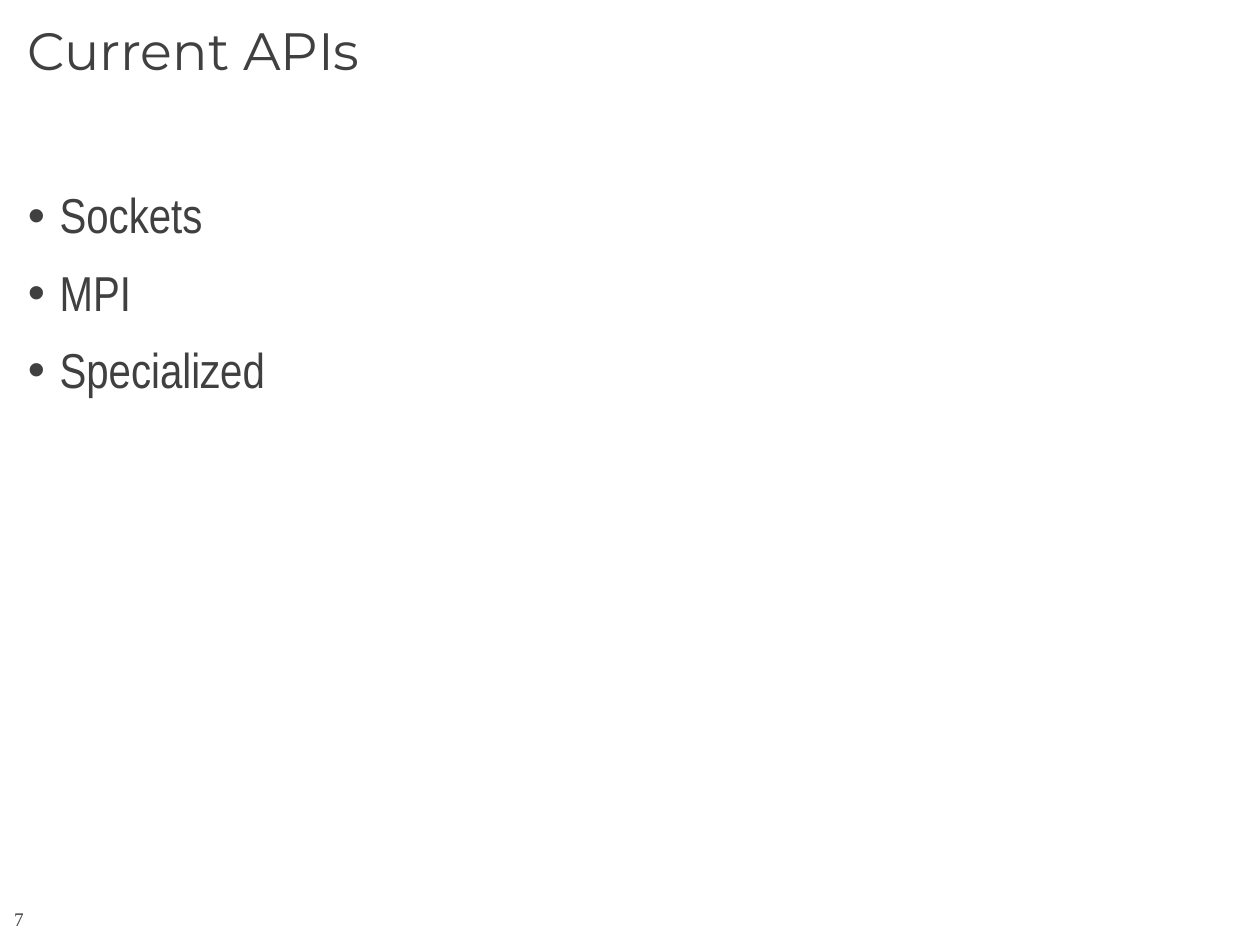
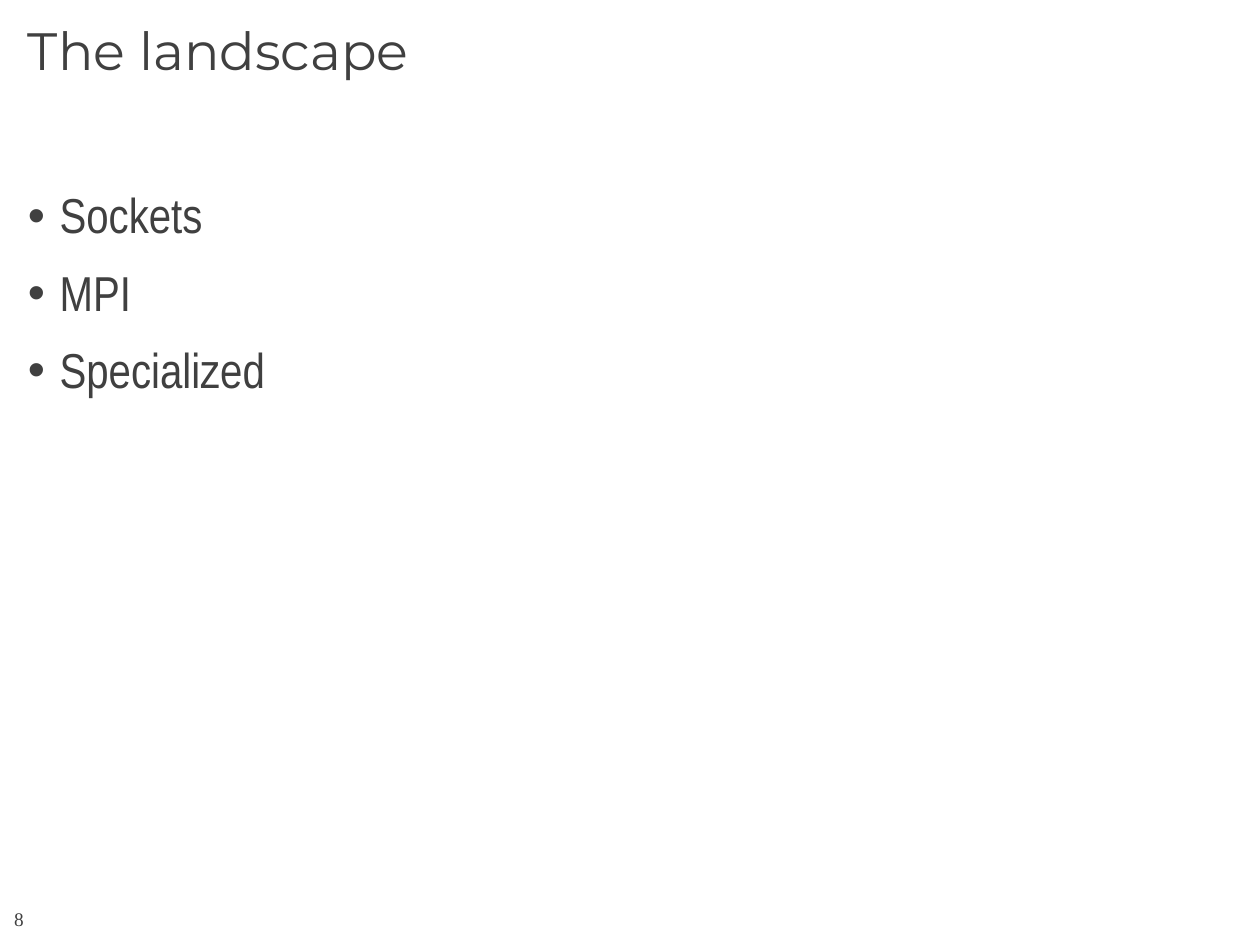
Before and after one commit to CCI/pub, a slide deck: slide 8 of slides/HotI-2011/2011-HotI-CCI-OLCF.pptx (slide 7 before the commit). Drawn at 1260x945 pixels with LibreOffice and Linux fonts; fonts in the diff are those of the drawing; background and template pictures are left out. Boxes give left, top, right and bottom in pixels: in the first picture for what was removed or moved away, otherwise in the second. Text is boxed around its words. In the diff, an @@ line names an element or a change of style, - is before the commit and + after.

```diff
--- a/slides/HotI-2011/2011-HotI-CCI-OLCF.pptx
+++ b/slides/HotI-2011/2011-HotI-CCI-OLCF.pptx
@@ title at (28, 31, 409, 80): text changed @@
-Current APIs
+The landscape
@@ page number at (14, 913, 24, 926): text changed @@
-7
+8
```
Also in this commit, not shown: 2 slides added, 1 slide removed.
